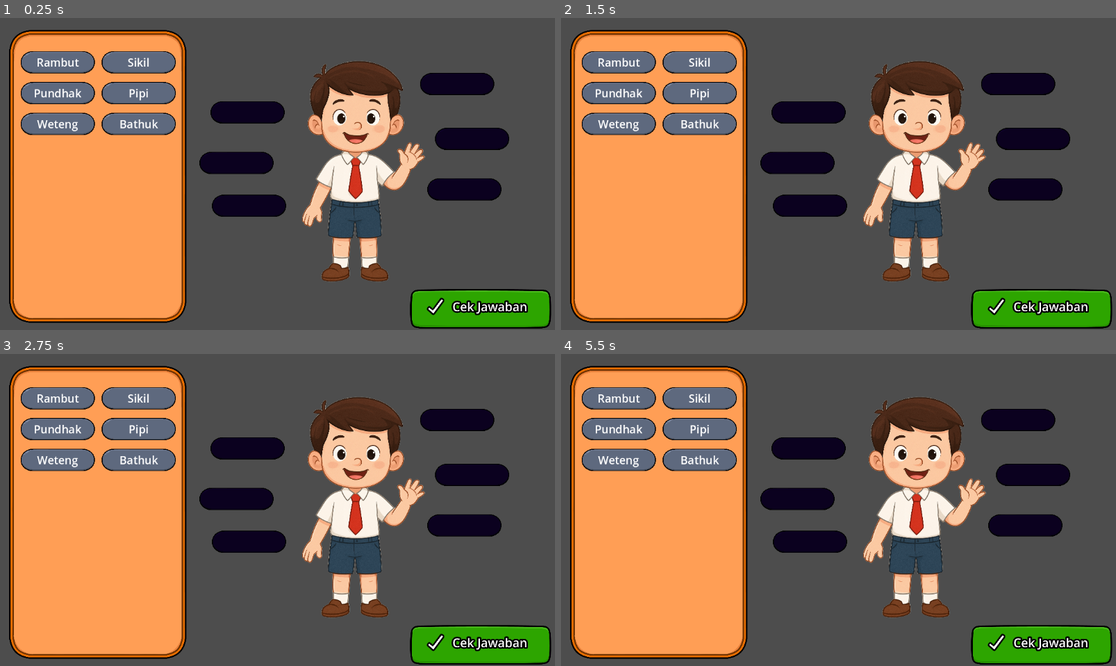
Above: before the commit, frames 1-4 (two rows, left to right).
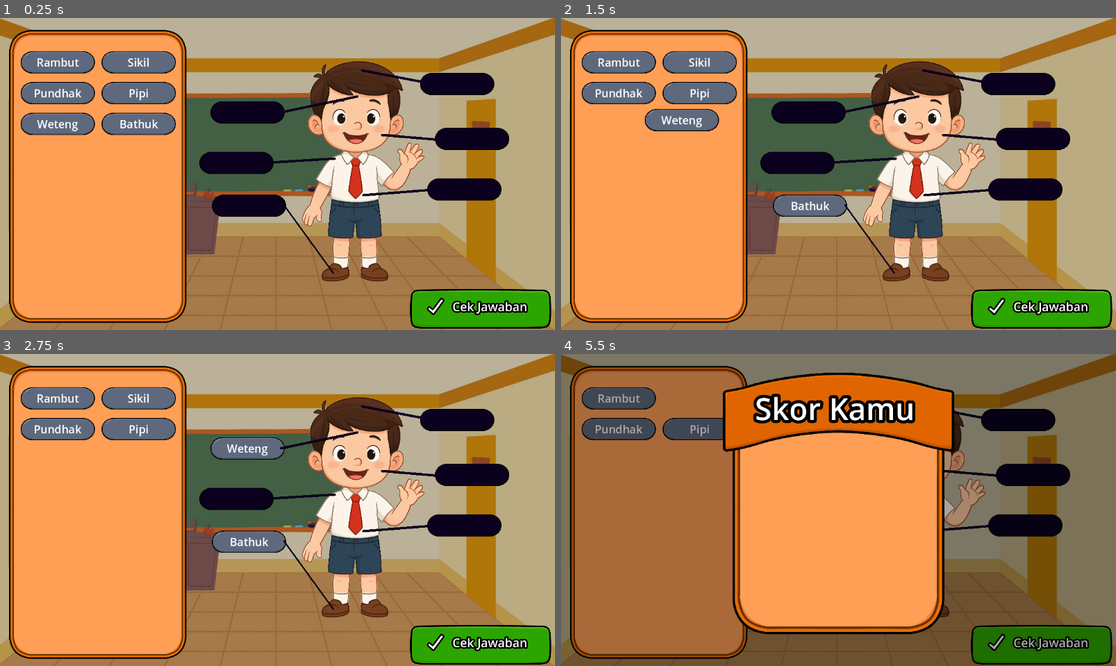
Above: after the commit, the same moments.

Repository: bayufanani/belajar-basa-jawa
Game: Godot game, scene res://main.tscn
Same seed, same stepped clock (60 frames per second), same inputs: the game is played once before the commit and once after it.
Inputs (mouse positions are in pixels of both pictures, inside the frame that each line leads up to):
- Up to frame 1 (0.25 s): no input
- Up to frame 2 (1.5 s): tap Enter at 0.5 s; drag from (699, 124) to (810, 205) at 0.52 s; tap Space at 1.25 s; drag from (616, 124) to (810, 111) at 1.27 s
- Up to frame 3 (2.75 s): tap Enter at 2 s; move the mouse to (138, 428) at 2.02 s; click (138, 428) at 2.17 s
- Up to frame 4 (5.5 s): tap Space at 2.75 s; drag from (616, 428) to (810, 541) at 2.77 s; drag from (699, 397) to (799, 497) at 3.52 s; tap Enter at 4.25 s; drag from (616, 397) to (799, 497) at 4.27 s; move the mouse to (1043, 644) at 5.02 s; click (1043, 644) at 5.17 s

The runs differ from the first frame. In frame 1, 48% of the frame differs, in the area x 0-100%, y 0-100%; in frame 2, 51%; in frame 3, 52%; in frame 4, 95%.

Commit message:
fix score display

Diff:
--- a/main.gd
+++ b/main.gd
@@ -1,4 +1,5 @@
 extends Node2D
+var scoreScene = preload("res://score.tscn")
 
 func cek_jawaban():
 	var jawaban_benar = 0;
@@ -6,6 +7,8 @@
 	for i:Area2D in dragables:
 		if i.dropzone!=null and i.dropzone.dropzone_name == i.dragable_name:
 			jawaban_benar += 1
-	var animation = $Score/AnimationPlayer
-	animation.play("show_up")
-	#$Score.tampilkan_nilai(jawaban_benar, dragables.size())
+
+	var scoreInstance = scoreScene.instantiate()
+	var animation = scoreInstance.get_node("AnimationPlayer")
+	add_child(scoreInstance)
+	scoreInstance.tampilkan_nilai(jawaban_benar, dragables.size())
--- a/main.tscn
+++ b/main.tscn
@@ -3,12 +3,12 @@
 [ext_resource type="Script" path="res://main.gd" id="1_4yj4q"]
 [ext_resource type="Texture2D" uid="uid://bbxkabagqj7sm" path="res://bg_box.png" id="1_y3d3a"]
 [ext_resource type="Texture2D" uid="uid://0gjktck3pusm" path="res://bocah.png" id="2_k5dxg"]
+[ext_resource type="Texture2D" uid="uid://c4h8i7s7q8u7m" path="res://classroom.jpg" id="2_k848u"]
 [ext_resource type="PackedScene" uid="uid://bhtruj61j83r" path="res://dragable.tscn" id="3_mf3m2"]
 [ext_resource type="PackedScene" uid="uid://br33y1qslbfcq" path="res://dropzone.tscn" id="4_4ltl2"]
 [ext_resource type="Texture2D" uid="uid://nhil0prn35y4" path="res://bg_ok.png" id="5_bmmqj"]
 [ext_resource type="Texture2D" uid="uid://26hdgpnkhty0" path="res://ic_check.png" id="6_guugd"]
 [ext_resource type="Script" path="res://nine_patch_rect.gd" id="6_p2bua"]
-[ext_resource type="PackedScene" uid="uid://d1hlrsbjd13cx" path="res://score.tscn" id="9_g6hnf"]
 
 [sub_resource type="LabelSettings" id="LabelSettings_bg0cp"]
 font_size = 101
@@ -17,6 +17,23 @@
 
 [node name="Node2D" type="Node2D"]
 script = ExtResource("1_4yj4q")
+
+[node name="bg" type="TextureRect" parent="."]
+modulate = Color(0.728822, 0.728822, 0.728822, 1)
+anchors_preset = 8
+anchor_left = 0.5
+anchor_top = 0.5
+anchor_right = 0.5
+anchor_bottom = 0.5
+offset_left = -964.0
+offset_top = -537.0
+offset_right = 956.0
+offset_bottom = 543.0
+grow_horizontal = 2
+grow_vertical = 2
+scale = Vector2(0.615, 0.615)
+pivot_offset = Vector2(960, 540)
+texture = ExtResource("2_k848u")
 
 [node name="view" type="Camera2D" parent="."]
 
@@ -141,7 +158,54 @@
 text = "Cek Jawaban"
 label_settings = SubResource("LabelSettings_bg0cp")
 
-[node name="Score" parent="." instance=ExtResource("9_g6hnf")]
-visible = false
+[node name="Line2D2" type="Line2D" parent="."]
+points = PackedVector2Array(7, -128, 166, -161)
+width = 5.0
+default_color = Color(0.0431373, 0.00392157, 0.121569, 1)
+joint_mode = 2
+begin_cap_mode = 2
+end_cap_mode = 2
+
+[node name="Line2D" type="Line2D" parent="."]
+points = PackedVector2Array(307, -190, 176, -215)
+width = 5.0
+default_color = Color(0.0431373, 0.00392157, 0.121569, 1)
+joint_mode = 2
+begin_cap_mode = 2
+end_cap_mode = 2
+
+[node name="Line2D3" type="Line2D" parent="."]
+points = PackedVector2Array(217, -81, 335, -71)
+width = 5.0
+default_color = Color(0.0431373, 0.00392157, 0.121569, 1)
+joint_mode = 2
+begin_cap_mode = 2
+end_cap_mode = 2
+
+[node name="Line2D4" type="Line2D" parent="."]
+points = PackedVector2Array(119, -32, -12, -24)
+width = 5.0
+default_color = Color(0.0431373, 0.00392157, 0.121569, 1)
+joint_mode = 2
+begin_cap_mode = 2
+end_cap_mode = 2
+
+[node name="Line2D5" type="Line2D" parent="."]
+points = PackedVector2Array(319, 33, 178, 44)
+width = 5.0
+default_color = Color(0.0431373, 0.00392157, 0.121569, 1)
+joint_mode = 2
+begin_cap_mode = 2
+end_cap_mode = 2
+
+[node name="Line2D6" type="Line2D" parent="."]
+position = Vector2(-594.4, -329.1)
+scale = Vector2(0.615, 0.615)
+points = PackedVector2Array(1155.12, 870.081, 987.642, 639.187)
+width = 5.0
+default_color = Color(0.0431373, 0.00392157, 0.121569, 1)
+joint_mode = 2
+begin_cap_mode = 2
+end_cap_mode = 2
 
 [connection signal="gui_input" from="Control/NinePatchRect" to="Control/NinePatchRect" method="_on_nine_patch_rect_gui_input"]
--- a/score.gd
+++ b/score.gd
@@ -4,6 +4,11 @@
 
 func tampilkan_nilai(nilai:int, maks:int):
 	$AnimationPlayer/CanvasGroup/Control/nilai.text = str(nilai)+"/"+str(maks)
+	for i in range(maks):
+		var index = i+1
+		if index > nilai:
+			get_node("AnimationPlayer/CanvasGroup/Control/star"+str(index)).texture = star_grey
+		pass
 	$AnimationPlayer.play("show_up")
 
 func _close_input(event: InputEvent) -> void:
@@ -11,4 +16,4 @@
 	if event is InputEventMouseButton and event.button_index == MOUSE_BUTTON_LEFT:
 		$AnimationPlayer.play("hide")
 		await $AnimationPlayer.animation_finished
-		#queue_free()
+		queue_free()
--- a/score.tscn
+++ b/score.tscn
@@ -5,6 +5,169 @@
 [ext_resource type="Texture2D" uid="uid://cxypj7i7e0gmc" path="res://Banner_Orange.png" id="2_iaopk"]
 [ext_resource type="Texture2D" uid="uid://0wcde1sjl63v" path="res://star_full.png" id="3_ylkyd"]
 [ext_resource type="Texture2D" uid="uid://cnnid5evsvjtf" path="res://Icon_Small_WhiteOutline_X.png" id="5_mm8kd"]
+
+[sub_resource type="Animation" id="Animation_2wrp1"]
+length = 0.001
+tracks/0/type = "value"
+tracks/0/imported = false
+tracks/0/enabled = true
+tracks/0/path = NodePath("AnimationPlayer/CanvasGroup/Control/bg:scale")
+tracks/0/interp = 1
+tracks/0/loop_wrap = true
+tracks/0/keys = {
+"times": PackedFloat32Array(0),
+"transitions": PackedFloat32Array(1),
+"update": 0,
+"values": [Vector2(1, 1)]
+}
+tracks/1/type = "value"
+tracks/1/imported = false
+tracks/1/enabled = true
+tracks/1/path = NodePath("AnimationPlayer/CanvasGroup/Control/star1:scale")
+tracks/1/interp = 1
+tracks/1/loop_wrap = true
+tracks/1/keys = {
+"times": PackedFloat32Array(0),
+"transitions": PackedFloat32Array(1),
+"update": 0,
+"values": [Vector2(1, 1)]
+}
+tracks/2/type = "value"
+tracks/2/imported = false
+tracks/2/enabled = true
+tracks/2/path = NodePath("AnimationPlayer/CanvasGroup/Control/star2:scale")
+tracks/2/interp = 1
+tracks/2/loop_wrap = true
+tracks/2/keys = {
+"times": PackedFloat32Array(0),
+"transitions": PackedFloat32Array(1),
+"update": 0,
+"values": [Vector2(1, 1)]
+}
+tracks/3/type = "value"
+tracks/3/imported = false
+tracks/3/enabled = true
+tracks/3/path = NodePath("AnimationPlayer/CanvasGroup/Control/star6:scale")
+tracks/3/interp = 1
+tracks/3/loop_wrap = true
+tracks/3/keys = {
+"times": PackedFloat32Array(0),
+"transitions": PackedFloat32Array(1),
+"update": 0,
+"values": [Vector2(1, 1)]
+}
+tracks/4/type = "value"
+tracks/4/imported = false
+tracks/4/enabled = true
+tracks/4/path = NodePath("AnimationPlayer/CanvasGroup/Control/nilai:scale")
+tracks/4/interp = 1
+tracks/4/loop_wrap = true
+tracks/4/keys = {
+"times": PackedFloat32Array(0),
+"transitions": PackedFloat32Array(1),
+"update": 0,
+"values": [Vector2(1, 1)]
+}
+tracks/5/type = "value"
+tracks/5/imported = false
+tracks/5/enabled = true
+tracks/5/path = NodePath("AnimationPlayer/CanvasGroup/Control/bg/close_button:scale")
+tracks/5/interp = 1
+tracks/5/loop_wrap = true
+tracks/5/keys = {
+"times": PackedFloat32Array(0),
+"transitions": PackedFloat32Array(1),
+"update": 0,
+"values": [Vector2(1, 1)]
+}
+tracks/6/type = "value"
+tracks/6/imported = false
+tracks/6/enabled = true
+tracks/6/path = NodePath("AnimationPlayer/CanvasGroup:self_modulate")
+tracks/6/interp = 1
+tracks/6/loop_wrap = true
+tracks/6/keys = {
+"times": PackedFloat32Array(0),
+"transitions": PackedFloat32Array(1),
+"update": 0,
+"values": [Color(1, 1, 1, 0)]
+}
+tracks/7/type = "value"
+tracks/7/imported = false
+tracks/7/enabled = true
+tracks/7/path = NodePath("AnimationPlayer/CanvasGroup/Control:position")
+tracks/7/interp = 1
+tracks/7/loop_wrap = true
+tracks/7/keys = {
+"times": PackedFloat32Array(0),
+"transitions": PackedFloat32Array(1),
+"update": 0,
+"values": [Vector2(0, 0)]
+}
+tracks/8/type = "value"
+tracks/8/imported = false
+tracks/8/enabled = true
+tracks/8/path = NodePath(".:visible")
+tracks/8/interp = 1
+tracks/8/loop_wrap = true
+tracks/8/keys = {
+"times": PackedFloat32Array(0),
+"transitions": PackedFloat32Array(1),
+"update": 1,
+"values": [false]
+}
+tracks/9/type = "value"
+tracks/9/imported = false
+tracks/9/enabled = true
+tracks/9/path = NodePath("AnimationPlayer/CanvasGroup/Control/overlay:z_index")
+tracks/9/interp = 1
+tracks/9/loop_wrap = true
+tracks/9/keys = {
+"times": PackedFloat32Array(0),
+"transitions": PackedFloat32Array(1),
+"update": 1,
+"values": [-1]
+}
+
+[sub_resource type="Animation" id="Animation_uysda"]
+resource_name = "hide"
+length = 0.3
+tracks/0/type = "value"
+tracks/0/imported = false
+tracks/0/enabled = true
+tracks/0/path = NodePath("AnimationPlayer/CanvasGroup:self_modulate")
+tracks/0/interp = 2
+tracks/0/loop_wrap = true
+tracks/0/keys = {
+"times": PackedFloat32Array(0, 0.3),
+"transitions": PackedFloat32Array(1, 1),
+"update": 0,
+"values": [Color(1, 1, 1, 1), Color(1, 1, 1, 0)]
+}
+tracks/1/type = "value"
+tracks/1/imported = false
+tracks/1/enabled = true
+tracks/1/path = NodePath("AnimationPlayer/CanvasGroup/Control:position")
+tracks/1/interp = 2
+tracks/1/loop_wrap = true
+tracks/1/keys = {
+"times": PackedFloat32Array(0, 0.3),
+"transitions": PackedFloat32Array(1, 1),
+"update": 0,
+"values": [Vector2(0, 0), Vector2(0, 300)]
+}
+tracks/2/type = "value"
+tracks/2/imported = false
+tracks/2/enabled = true
+tracks/2/path = NodePath(".:visible")
+tracks/2/interp = 1
+tracks/2/loop_wrap = true
+tracks/2/keys = {
+"times": PackedFloat32Array(0, 0.3),
+"transitions": PackedFloat32Array(1, 1),
+"update": 1,
+"values": [true, false]
+}
 
 [sub_resource type="Animation" id="Animation_cn6kc"]
 resource_local_to_scene = true
@@ -154,156 +317,17 @@
 "update": 1,
 "values": [true]
 }
-
-[sub_resource type="Animation" id="Animation_2wrp1"]
-length = 0.001
-tracks/0/type = "value"
-tracks/0/imported = false
-tracks/0/enabled = true
-tracks/0/path = NodePath("AnimationPlayer/CanvasGroup/Control/bg:scale")
-tracks/0/interp = 1
-tracks/0/loop_wrap = true
-tracks/0/keys = {
-"times": PackedFloat32Array(0),
-"transitions": PackedFloat32Array(1),
-"update": 0,
-"values": [Vector2(1, 1)]
-}
-tracks/1/type = "value"
-tracks/1/imported = false
-tracks/1/enabled = true
-tracks/1/path = NodePath("AnimationPlayer/CanvasGroup/Control/star1:scale")
-tracks/1/interp = 1
-tracks/1/loop_wrap = true
-tracks/1/keys = {
-"times": PackedFloat32Array(0),
-"transitions": PackedFloat32Array(1),
-"update": 0,
-"values": [Vector2(1, 1)]
-}
-tracks/2/type = "value"
-tracks/2/imported = false
-tracks/2/enabled = true
-tracks/2/path = NodePath("AnimationPlayer/CanvasGroup/Control/star2:scale")
-tracks/2/interp = 1
-tracks/2/loop_wrap = true
-tracks/2/keys = {
-"times": PackedFloat32Array(0),
-"transitions": PackedFloat32Array(1),
-"update": 0,
-"values": [Vector2(1, 1)]
-}
-tracks/3/type = "value"
-tracks/3/imported = false
-tracks/3/enabled = true
-tracks/3/path = NodePath("AnimationPlayer/CanvasGroup/Control/star6:scale")
-tracks/3/interp = 1
-tracks/3/loop_wrap = true
-tracks/3/keys = {
-"times": PackedFloat32Array(0),
-"transitions": PackedFloat32Array(1),
-"update": 0,
-"values": [Vector2(1, 1)]
-}
-tracks/4/type = "value"
-tracks/4/imported = false
-tracks/4/enabled = true
-tracks/4/path = NodePath("AnimationPlayer/CanvasGroup/Control/nilai:scale")
-tracks/4/interp = 1
-tracks/4/loop_wrap = true
-tracks/4/keys = {
-"times": PackedFloat32Array(0),
-"transitions": PackedFloat32Array(1),
-"update": 0,
-"values": [Vector2(1, 1)]
-}
-tracks/5/type = "value"
-tracks/5/imported = false
-tracks/5/enabled = true
-tracks/5/path = NodePath("AnimationPlayer/CanvasGroup/Control/bg/close_button:scale")
-tracks/5/interp = 1
-tracks/5/loop_wrap = true
-tracks/5/keys = {
-"times": PackedFloat32Array(0),
-"transitions": PackedFloat32Array(1),
-"update": 0,
-"values": [Vector2(1, 1)]
-}
-tracks/6/type = "value"
-tracks/6/imported = false
-tracks/6/enabled = true
-tracks/6/path = NodePath("AnimationPlayer/CanvasGroup:self_modulate")
-tracks/6/interp = 1
-tracks/6/loop_wrap = true
-tracks/6/keys = {
-"times": PackedFloat32Array(0),
-"transitions": PackedFloat32Array(1),
-"update": 0,
-"values": [Color(1, 1, 1, 0)]
-}
-tracks/7/type = "value"
-tracks/7/imported = false
-tracks/7/enabled = true
-tracks/7/path = NodePath("AnimationPlayer/CanvasGroup/Control:position")
-tracks/7/interp = 1
-tracks/7/loop_wrap = true
-tracks/7/keys = {
-"times": PackedFloat32Array(0),
-"transitions": PackedFloat32Array(1),
-"update": 0,
-"values": [Vector2(0, 0)]
-}
-tracks/8/type = "value"
-tracks/8/imported = false
-tracks/8/enabled = true
-tracks/8/path = NodePath(".:visible")
-tracks/8/interp = 1
-tracks/8/loop_wrap = true
-tracks/8/keys = {
+tracks/12/type = "value"
+tracks/12/imported = false
+tracks/12/enabled = true
+tracks/12/path = NodePath("AnimationPlayer/CanvasGroup/Control/overlay:z_index")
+tracks/12/interp = 1
+tracks/12/loop_wrap = true
+tracks/12/keys = {
 "times": PackedFloat32Array(0),
 "transitions": PackedFloat32Array(1),
 "update": 1,
-"values": [false]
-}
-
-[sub_resource type="Animation" id="Animation_uysda"]
-resource_name = "hide"
-length = 0.3
-tracks/0/type = "value"
-tracks/0/imported = false
-tracks/0/enabled = true
-tracks/0/path = NodePath("AnimationPlayer/CanvasGroup:self_modulate")
-tracks/0/interp = 2
-tracks/0/loop_wrap = true
-tracks/0/keys = {
-"times": PackedFloat32Array(0, 0.3),
-"transitions": PackedFloat32Array(1, 1),
-"update": 0,
-"values": [Color(1, 1, 1, 1), Color(1, 1, 1, 0)]
-}
-tracks/1/type = "value"
-tracks/1/imported = false
-tracks/1/enabled = true
-tracks/1/path = NodePath("AnimationPlayer/CanvasGroup/Control:position")
-tracks/1/interp = 2
-tracks/1/loop_wrap = true
-tracks/1/keys = {
-"times": PackedFloat32Array(0, 0.3),
-"transitions": PackedFloat32Array(1, 1),
-"update": 0,
-"values": [Vector2(0, 0), Vector2(0, 300)]
-}
-tracks/2/type = "value"
-tracks/2/imported = false
-tracks/2/enabled = true
-tracks/2/path = NodePath(".:visible")
-tracks/2/interp = 1
-tracks/2/loop_wrap = true
-tracks/2/keys = {
-"times": PackedFloat32Array(0, 0.3),
-"transitions": PackedFloat32Array(1, 1),
-"update": 1,
-"values": [true, false]
+"values": [0]
 }
 
 [sub_resource type="AnimationLibrary" id="AnimationLibrary_cm54e"]
@@ -348,6 +372,7 @@
 scale = Vector2(0.36, 0.36)
 
 [node name="overlay" type="ColorRect" parent="AnimationPlayer/CanvasGroup/Control"]
+z_index = -1
 layout_mode = 0
 offset_left = -2628.0
 offset_top = -1392.0
@@ -421,6 +446,7 @@
 autowrap_mode = 2
 
 [node name="star1" type="TextureRect" parent="AnimationPlayer/CanvasGroup/Control"]
+layout_mode = 0
 offset_left = -500.0
 offset_top = -177.778
 offset_right = -323.0
@@ -429,6 +455,7 @@
 texture = ExtResource("3_ylkyd")
 
 [node name="star2" type="TextureRect" parent="AnimationPlayer/CanvasGroup/Control"]
+layout_mode = 0
 offset_left = -336.111
 offset_top = -227.778
 offset_right = -159.111
@@ -437,6 +464,7 @@
 texture = ExtResource("3_ylkyd")
 
 [node name="star3" type="TextureRect" parent="AnimationPlayer/CanvasGroup/Control"]
+layout_mode = 0
 offset_left = -177.778
 offset_top = -277.778
 offset_right = -0.777878
@@ -445,6 +473,7 @@
 texture = ExtResource("3_ylkyd")
 
 [node name="star4" type="TextureRect" parent="AnimationPlayer/CanvasGroup/Control"]
+layout_mode = 0
 offset_left = 5.55556
 offset_top = -280.556
 offset_right = 182.555
@@ -453,6 +482,7 @@
 texture = ExtResource("3_ylkyd")
 
 [node name="star5" type="TextureRect" parent="AnimationPlayer/CanvasGroup/Control"]
+layout_mode = 0
 offset_left = 163.889
 offset_top = -230.556
 offset_right = 340.889
@@ -461,6 +491,7 @@
 texture = ExtResource("3_ylkyd")
 
 [node name="star6" type="TextureRect" parent="AnimationPlayer/CanvasGroup/Control"]
+layout_mode = 0
 offset_left = 327.778
 offset_top = -180.556
 offset_right = 504.778
Binary file added: classroom.jpg
Not shown, added: classroom.jpg.import
